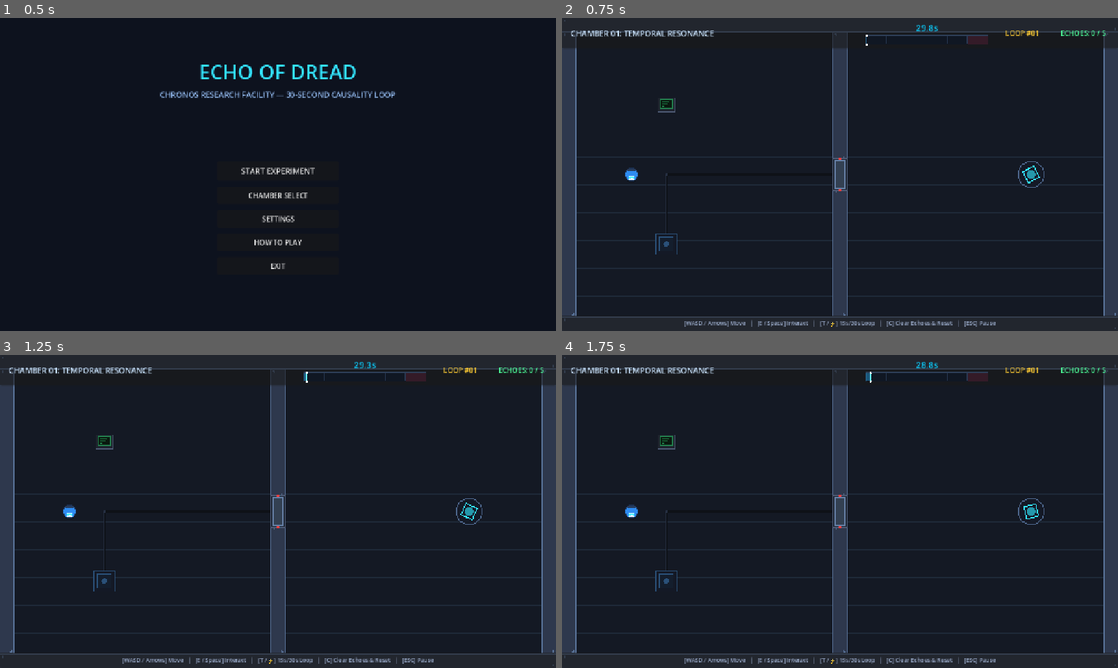
Above: before the commit, frames 1-4 (two rows, left to right).
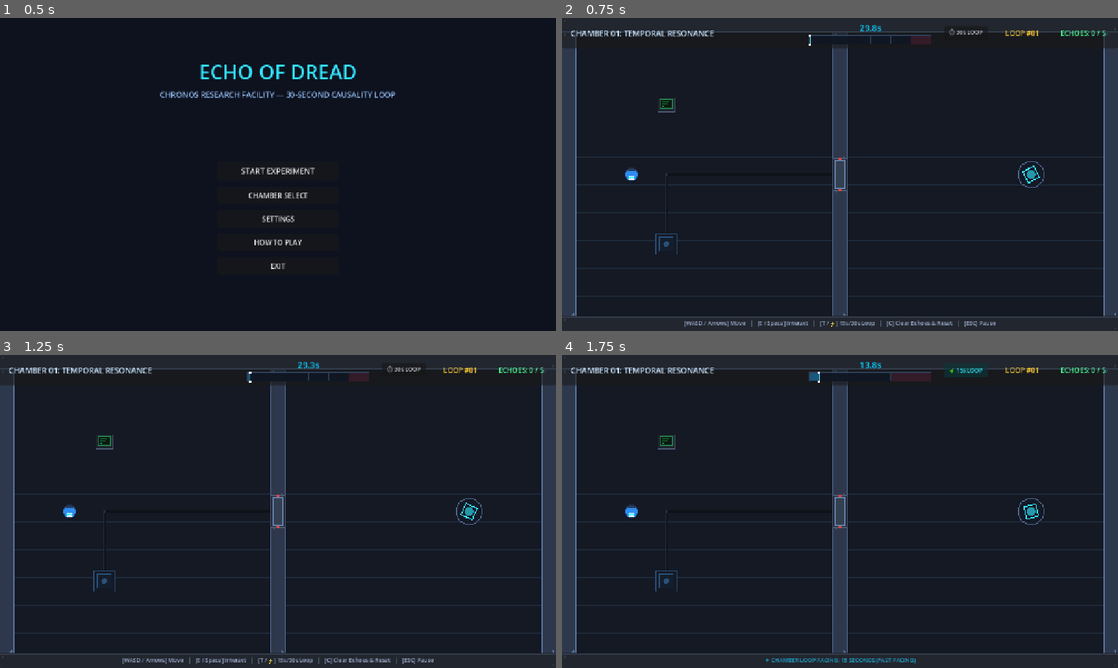
Above: after the commit, the same moments.

Repository: Ghostofzenin08/Echo_of_Dread
Game: Godot game, scene res://scenes/ui/main_menu.tscn
Same seed, same stepped clock (60 frames per second), same inputs: the game is played once before the commit and once after it.
Inputs (mouse positions are in pixels of both pictures, inside the frame that each line leads up to):
- Up to frame 1 (0.5 s): no input
- Up to frame 2 (0.75 s): click "START EXPERIMENT" at 0.5 s
- Up to frame 3 (1.25 s): no input
- Up to frame 4 (1.75 s): click (967, 370) at 1.25 s, where only the run after the commit has a clickable "⏱ 30s LOOP"

Frame 1 is identical in both runs. In frame 2, 0.5% of the frame differs, in the area x 44-77%, y 2-9%; in frame 3, 0.5%; in frame 4, 1.2%, in the area x 22-78%, y 2-99%.

Commit message:
Connect chamber pacing toggle to hud and loop manager

Diff:
--- a/scripts/levels/base_level.gd
+++ b/scripts/levels/base_level.gd
@@ -35,13 +35,17 @@
 
 	if game_hud:
 		game_hud.set_chamber_title(chamber_title)
-		if game_hud.has_method("set_rewind_available"):
+		if game_hud.has_method("set_level_number"):
+			game_hud.set_level_number(level_number)
+		elif game_hud.has_method("set_rewind_available"):
 			game_hud.set_rewind_available(level_number > 10 and (SaveManager == null or SaveManager.is_rewind_unlocked()))
 
 	if loop_manager and player:
 		loop_manager.level_number = level_number
 		if not loop_manager.rewind_blocked.is_connected(_on_rewind_blocked):
 			loop_manager.rewind_blocked.connect(_on_rewind_blocked)
+		if loop_manager.has_signal("loop_duration_changed") and not loop_manager.loop_duration_changed.is_connected(_on_loop_duration_changed):
+			loop_manager.loop_duration_changed.connect(_on_loop_duration_changed)
 		loop_manager.time_updated.connect(_on_time_updated)
 		loop_manager.loop_reset.connect(_on_loop_reset)
 		loop_manager.echo_count_changed.connect(_on_echo_count_changed)
@@ -181,3 +185,7 @@
 func _on_timeline_tracks_updated(tracks: Array) -> void:
 	if game_hud:
 		game_hud.set_timeline_tracks(tracks)
+
+func _on_loop_duration_changed(_new_dur: float) -> void:
+	if game_hud and game_hud.has_method("_update_duration_toggle_ui"):
+		game_hud._update_duration_toggle_ui()
